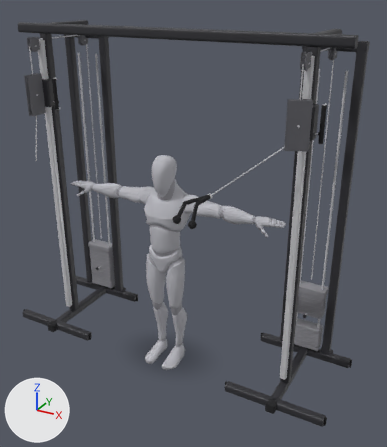
The glTF model app/src/main/assets/mannequins/cable_woodchopper.glb as it was, and as the next commit left it.
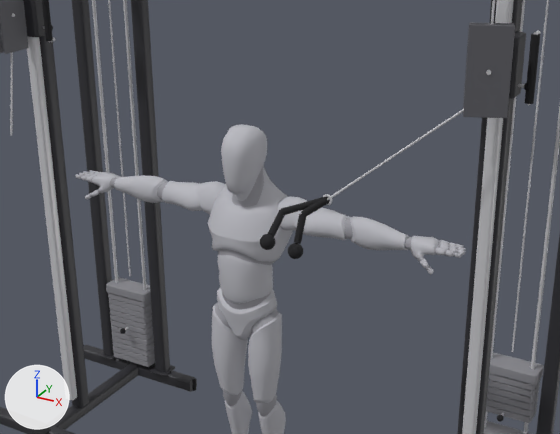
The first picture shows the older version from a 50 mm lens placed at (2.09, -3.33, 2.99), pointed at (0.15, 0.19, 1.23). The close-ups show the older and then the newer version on the part from 8% to 87% of the width and 19% to 73% of the height of that picture. Only the edits that show in the close-ups are written down. The axes (+X, +Y, +Z) are drawn at lower left. The lights are the same throughout. Where no turn or scale is listed for an object, it has been applied to the vertices.
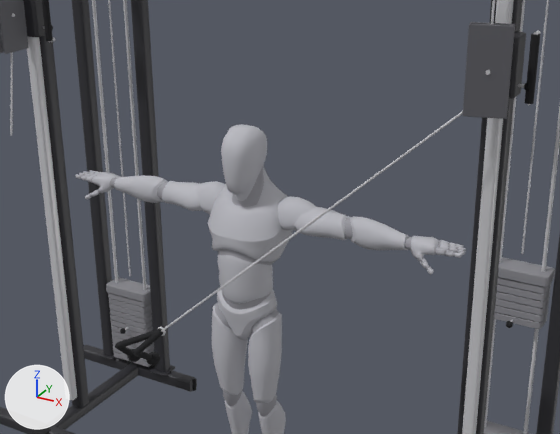
ob_cable_crossover_l_53 is not drawn itself; it is the parent of ob_cable_crossover_l_54, ob_cable_crossover_l_55, ob_cable_crossover_l_56, ob_cable_crossover_l_57, ob_cable_crossover_l_58.

Changed parts and their boxes (x1, y1, x2, y2) in the close-ups (560 x 434 px):
```json
{"object": "cable_crossover_l_58", "change": "turned", "before": [463, 24, 515, 118], "after": [463, 24, 515, 119]}
{"object": "cable_crossover_l_37", "change": "moved", "before": [489, 352, 544, 385], "after": [498, 257, 555, 287]}
{"object": "cable_crossover_14", "change": "moved, turned, rescaled", "before": [327, 109, 464, 200], "after": [161, 111, 463, 332]}
{"object": "cable_crossover_2", "change": "moved, rescaled", "before": [512, 0, 549, 352], "after": [521, 0, 549, 254]}
{"object": "cable_crossover_l_35", "change": "moved", "before": [488, 380, 540, 397], "after": [497, 284, 551, 301]}
{"object": "cable_crossover_l_34", "change": "moved", "before": [487, 386, 539, 404], "after": [496, 291, 550, 308]}
{"object": "cable_crossover_l_33", "change": "moved", "before": [487, 392, 538, 410], "after": [495, 298, 549, 315]}
{"object": "cable_crossover_l_32", "change": "moved", "before": [486, 399, 537, 417], "after": [495, 305, 548, 322]}
{"object": "cable_crossover_l_31", "change": "moved", "before": [486, 405, 537, 423], "after": [494, 312, 547, 329]}
{"object": "cable_crossover_l_36", "change": "moved", "before": [489, 373, 540, 391], "after": [497, 277, 551, 294]}
{"object": "cable_crossover_8", "change": "moved, turned", "before": [281, 197, 329, 215], "after": [116, 329, 162, 349]}
{"object": "cable_crossover_11", "change": "moved, turned, rescaled", "before": [301, 198, 329, 217], "after": [134, 331, 163, 355]}
{"object": "cable_crossover_13", "change": "moved", "before": [288, 243, 303, 259], "after": [147, 352, 160, 366]}
{"object": "cable_crossover_12", "change": "moved, turned", "before": [294, 214, 306, 244], "after": [133, 351, 152, 360]}
{"object": "cable_crossover_9", "change": "moved, turned", "before": [268, 210, 285, 237], "after": [115, 345, 133, 356]}
{"object": "cable_crossover_10", "change": "moved", "before": [260, 234, 276, 250], "after": [127, 349, 140, 362]}
{"object": "cable_crossover_l_57", "change": "turned", "before": [463, 22, 514, 109], "after": [470, 22, 515, 111]}
{"object": "cable_crossover_l_40", "change": "moved", "before": [497, 415, 504, 422], "after": [506, 321, 513, 328]}
{"object": "cable_crossover_7", "change": "moved", "before": [323, 194, 332, 205], "after": [158, 327, 166, 336]}
{"object": "cable_crossover_l_54", "change": "turned", "before": [486, 70, 491, 75], "after": [486, 70, 490, 75]}
{"object": "cable_crossover_l_55", "change": "turned", "before": [484, 23, 499, 25], "after": [486, 23, 499, 25], "on screen": "mostly hidden"}
```

Scene script edits in JSON lines:
```json
{"op": "set", "path": "ob_cable_crossover_l_31.location", "old": "(0.0, 0.5, 0.444)", "new": "(0.0, 0.5, 0.936)"}
{"op": "set", "path": "ob_cable_crossover_l_32.location", "old": "(0.0, 0.5, 0.479)", "new": "(0.0, 0.5, 0.971)"}
{"op": "set", "path": "ob_cable_crossover_l_33.location", "old": "(0.0, 0.5, 0.514)", "new": "(0.0, 0.5, 1.006)"}
{"op": "set", "path": "ob_cable_crossover_l_34.location", "old": "(0.0, 0.5, 0.549)", "new": "(0.0, 0.5, 1.041)"}
{"op": "set", "path": "ob_cable_crossover_l_35.location", "old": "(0.0, 0.5, 0.584)", "new": "(0.0, 0.5, 1.076)"}
{"op": "set", "path": "ob_cable_crossover_l_36.location", "old": "(0.0, 0.5, 0.619)", "new": "(0.0, 0.5, 1.111)"}
{"op": "set", "path": "ob_cable_crossover_l_37.location", "old": "(0.0, 0.5, 0.663)", "new": "(0.0, 0.5, 1.155)"}
{"op": "set", "path": "ob_cable_crossover_l_40.location", "old": "(0.0, 0.4, 0.444)", "new": "(0.0, 0.4, 0.936)"}
{"op": "set", "path": "ob_cable_crossover_l_53.rotation_euler", "old": "(0.0, 0.0, -1.17)", "new": "(0.0, 0.0, -1.304)", "note": "degrees (0, 0, -67) -> degrees (0, 0, -75)"}
{"op": "set", "path": "ob_cable_crossover_2.location", "old": "(1.055, 0.6, 1.659)", "new": "(1.055, 0.6, 1.905)"}
{"op": "set", "path": "ob_cable_crossover_2.scale", "old": "(1.0, 1.0, 1.82)", "new": "(1.0, 1.0, 1.33)"}
{"op": "set", "path": "ob_cable_crossover_7.location", "old": "(0.549, -0.304, 1.704)", "new": "(-0.165, -0.424, 1.022)"}
{"op": "set", "path": "ob_cable_crossover_8.location", "old": "(0.457, -0.312, 1.664)", "new": "(-0.255, -0.459, 0.98)"}
{"op": "set", "path": "ob_cable_crossover_8.rotation_euler", "old": "(-0.198, -1.983, 0.301)", "new": "(-0.714, -2.114, 1.168)", "note": "degrees (-11, -114, 17) -> degrees (-41, -121, 67)"}
{"op": "set", "path": "ob_cable_crossover_9.location", "old": "(0.366, -0.365, 1.593)", "new": "(-0.346, -0.456, 0.9)"}
{"op": "set", "path": "ob_cable_crossover_9.rotation_euler", "old": "(2.194, 0.0, 0.0)", "new": "(-2.344, 0.0, 0.0)", "note": "degrees (126, 0, 0) -> degrees (-134, 0, 0)"}
{"op": "set", "path": "ob_cable_crossover_10.location", "old": "(0.366, -0.434, 1.544)", "new": "(-0.346, -0.395, 0.841)"}
{"op": "set", "path": "ob_cable_crossover_11.location", "old": "(0.507, -0.322, 1.672)", "new": "(-0.205, -0.461, 0.978)"}
{"op": "set", "path": "ob_cable_crossover_11.rotation_euler", "old": "(-0.515, -2.282, 1.042)", "new": "(2.427, -0.615, -1.41)", "note": "degrees (-30, -131, 60) -> degrees (139, -35, -81)"}
{"op": "set", "path": "ob_cable_crossover_11.scale", "old": "(1.0, 1.0, 0.109)", "new": "(1.0, 1.0, 0.141)"}
{"op": "set", "path": "ob_cable_crossover_12.location", "old": "(0.466, -0.363, 1.592)", "new": "(-0.246, -0.455, 0.901)"}
{"op": "set", "path": "ob_cable_crossover_12.rotation_euler", "old": "(2.706, 0.0, 0.0)", "new": "(-2.229, 0.0, 0.0)", "note": "degrees (155, 0, 0) -> degrees (-128, 0, 0)"}
{"op": "set", "path": "ob_cable_crossover_13.location", "old": "(0.466, -0.399, 1.514)", "new": "(-0.246, -0.388, 0.849)"}
{"op": "set", "path": "ob_cable_crossover_14.location", "old": "(0.802, -0.197, 1.908)", "new": "(0.445, -0.257, 1.567)"}
{"op": "set", "path": "ob_cable_crossover_14.rotation_euler", "old": "(-0.482, 0.831, -0.216)", "new": "(-0.297, 0.819, -0.129)", "note": "degrees (-28, 48, -12) -> degrees (-17, 47, -7.4)"}
{"op": "set", "path": "ob_cable_crossover_14.scale", "old": "(1.0, 1.0, 0.685)", "new": "(1.0, 1.0, 1.67)"}
```
